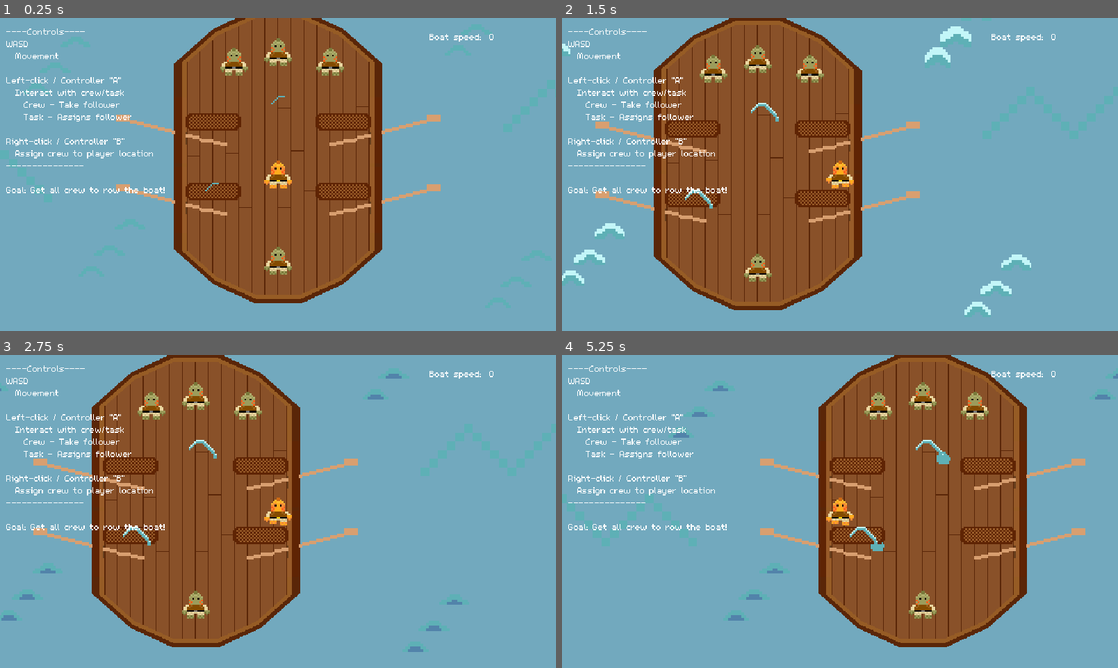
Above: before the commit, frames 1-4 (two rows, left to right).
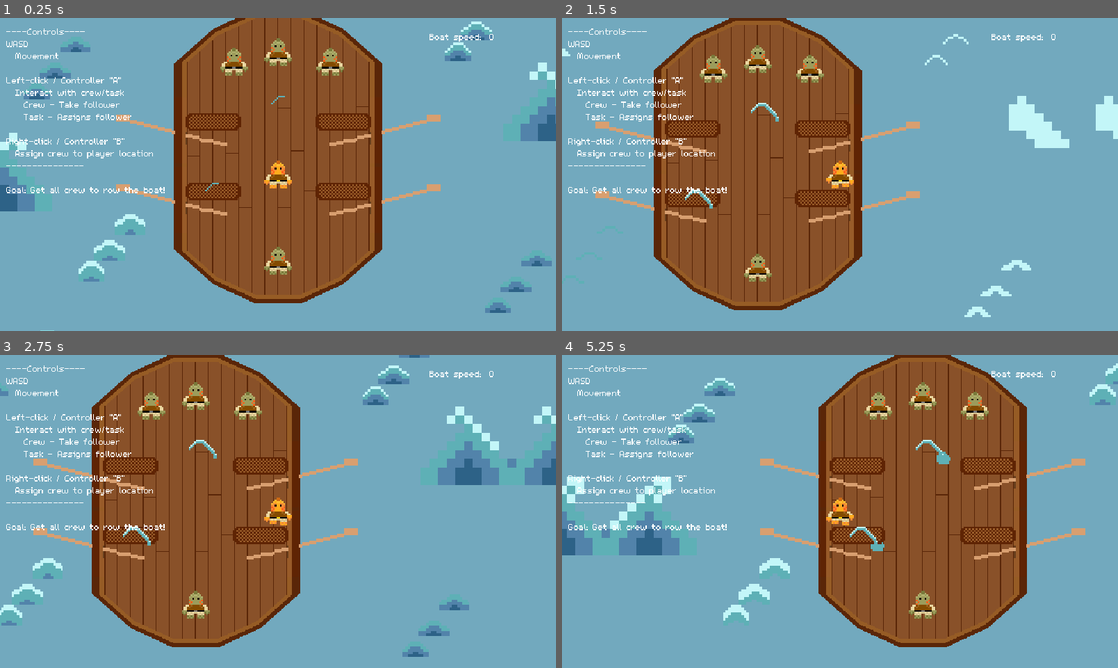
Above: after the commit, the same moments.

Repository: Splashy-Inc/splish-splashisson
Game: Godot game, scene res://Scenes/playground.tscn
The game is run twice, just before and just after one commit, with the same random seed, the same clock (stepped at 60 frames per second) and the same inputs.
Inputs:
- Up to frame 1 (0.25 s): no input
- Up to frame 2 (1.5 s): hold D (right) 0.53-1.28 s; hold I (interact) 0.53-1.28 s; hold S (down) from 1.28 s (still down); tap O (location) at 1.35 s
- Up to frame 3 (2.75 s): release S (down) at 2.03 s; hold D (right) from 2.03 s (still down); hold I (interact) from 2.03 s (still down)
- Up to frame 4 (5.25 s): release D (right) at 2.78 s; release I (interact) at 2.78 s; hold W (up) 2.78-3.53 s; tap O (location) at 2.85, 4.35 s; hold I (interact) 3.53-4.28 s; hold A (left) 3.53-5.03 s; hold S (down) from 5.03 s (still down); hold I (interact) from 5.03 s (still down)

The runs differ from the first frame. In frame 1, 2.9% of the frame differs, in the area x 0-100%, y 1-100%; in frame 2, 2.5%; in frame 3, 3.0%; in frame 4, 3.1%, in the area x 0-100%, y 2-85%.

Commit message:
Make ocean animattions start on random frame

Diff:
--- a/Scenes/Ocean/big_wave.tscn
+++ b/Scenes/Ocean/big_wave.tscn
@@ -11,6 +11,7 @@
 [ext_resource type="Texture2D" uid="uid://bh2xya03ul33k" path="res://Art/Ocean/Ocean/Wave/WaveBig/WaveBigI.png" id="9_adp0m"]
 [ext_resource type="Texture2D" uid="uid://def7lfobkl72o" path="res://Art/Ocean/Ocean/Wave/WaveBig/WaveBigJ.png" id="10_bpama"]
 [ext_resource type="Texture2D" uid="uid://dcgcypy8uyl0b" path="res://Art/Ocean/Ocean/Wave/WaveBig/WaveBigK.png" id="11_utu3x"]
+[ext_resource type="Script" path="res://Scenes/Ocean/ocean_animation.gd" id="12_qssx8"]
 
 [sub_resource type="SpriteFrames" id="SpriteFrames_cxds1"]
 animations = [{
@@ -56,3 +57,4 @@
 [node name="BigWave" type="AnimatedSprite2D"]
 sprite_frames = SubResource("SpriteFrames_cxds1")
 frame_progress = 0.584985
+script = ExtResource("12_qssx8")
--- a/Scenes/Ocean/bubbles.tscn
+++ b/Scenes/Ocean/bubbles.tscn
@@ -11,6 +11,7 @@
 [ext_resource type="Texture2D" uid="uid://dvow3rd7siru7" path="res://Art/Ocean/Ocean/Bubble/BubbleI.png" id="9_iokyh"]
 [ext_resource type="Texture2D" uid="uid://kab4xhjfailu" path="res://Art/Ocean/Ocean/Bubble/BubbleJ.png" id="10_a2eoo"]
 [ext_resource type="Texture2D" uid="uid://capken2x17w2s" path="res://Art/Ocean/Ocean/Bubble/BubbleK.png" id="11_50s13"]
+[ext_resource type="Script" path="res://Scenes/Ocean/ocean_animation.gd" id="12_b61uq"]
 
 [sub_resource type="SpriteFrames" id="SpriteFrames_ln5vk"]
 animations = [{
@@ -69,4 +70,5 @@
 scale = Vector2(0.5, 0.5)
 sprite_frames = SubResource("SpriteFrames_ln5vk")
 autoplay = "default"
-frame_progress = 0.652442
+frame_progress = 0.38991
+script = ExtResource("12_b61uq")
--- a/Scenes/Ocean/medium_wave.tscn
+++ b/Scenes/Ocean/medium_wave.tscn
@@ -12,6 +12,7 @@
 [ext_resource type="Texture2D" uid="uid://dbukbupeyxog1" path="res://Art/Ocean/Ocean/Wave/Wave2/Wave2J.png" id="10_p1r3s"]
 [ext_resource type="Texture2D" uid="uid://x1bpfnulkqxs" path="res://Art/Ocean/Ocean/Wave/Wave2/Wave2K.png" id="11_0ceiy"]
 [ext_resource type="Texture2D" uid="uid://dvq2xsqbghnn7" path="res://Art/Ocean/Ocean/Wave/Wave2/Wave2L.png" id="12_54anc"]
+[ext_resource type="Script" path="res://Scenes/Ocean/ocean_animation.gd" id="13_qeyjs"]
 
 [sub_resource type="SpriteFrames" id="SpriteFrames_qg3gn"]
 animations = [{
@@ -59,4 +60,6 @@
 
 [node name="MediumWave" type="AnimatedSprite2D"]
 sprite_frames = SubResource("SpriteFrames_qg3gn")
-frame_progress = 0.212021
+autoplay = "default"
+frame_progress = 0.817117
+script = ExtResource("13_qeyjs")
--- /dev/null
+++ b/Scenes/Ocean/ocean_animation.gd
@@ -0,0 +1,9 @@
+extends AnimatedSprite2D
+
+# Called when the node enters the scene tree for the first time.
+func _ready() -> void:
+	frame = randi_range(0, 5)
+
+# Called every frame. 'delta' is the elapsed time since the previous frame.
+func _process(delta: float) -> void:
+	pass
--- a/Scenes/Ocean/small_wave.tscn
+++ b/Scenes/Ocean/small_wave.tscn
@@ -12,6 +12,7 @@
 [ext_resource type="Texture2D" uid="uid://blgu1xf8hhiv8" path="res://Art/Ocean/Ocean/Wave/Wave1/WaveJ.png" id="10_ml4b0"]
 [ext_resource type="Texture2D" uid="uid://bvuwsp6jpeofc" path="res://Art/Ocean/Ocean/Wave/Wave1/WaveK.png" id="11_gh8k8"]
 [ext_resource type="Texture2D" uid="uid://837mva2t3yq4" path="res://Art/Ocean/Ocean/Wave/Wave1/WaveL.png" id="12_vsbyg"]
+[ext_resource type="Script" path="res://Scenes/Ocean/ocean_animation.gd" id="13_plh7d"]
 
 [sub_resource type="SpriteFrames" id="SpriteFrames_6nnrb"]
 animations = [{
@@ -61,3 +62,4 @@
 sprite_frames = SubResource("SpriteFrames_6nnrb")
 autoplay = "default"
 frame_progress = 0.698609
+script = ExtResource("13_plh7d")
Not shown: 1 places in Scenes/Ocean/big_wave.tscn that only renumber resources
Not shown: 1 places in Scenes/Ocean/bubbles.tscn that only renumber resources
Not shown: 1 places in Scenes/Ocean/medium_wave.tscn that only renumber resources
Not shown: 1 places in Scenes/Ocean/small_wave.tscn that only renumber resources
